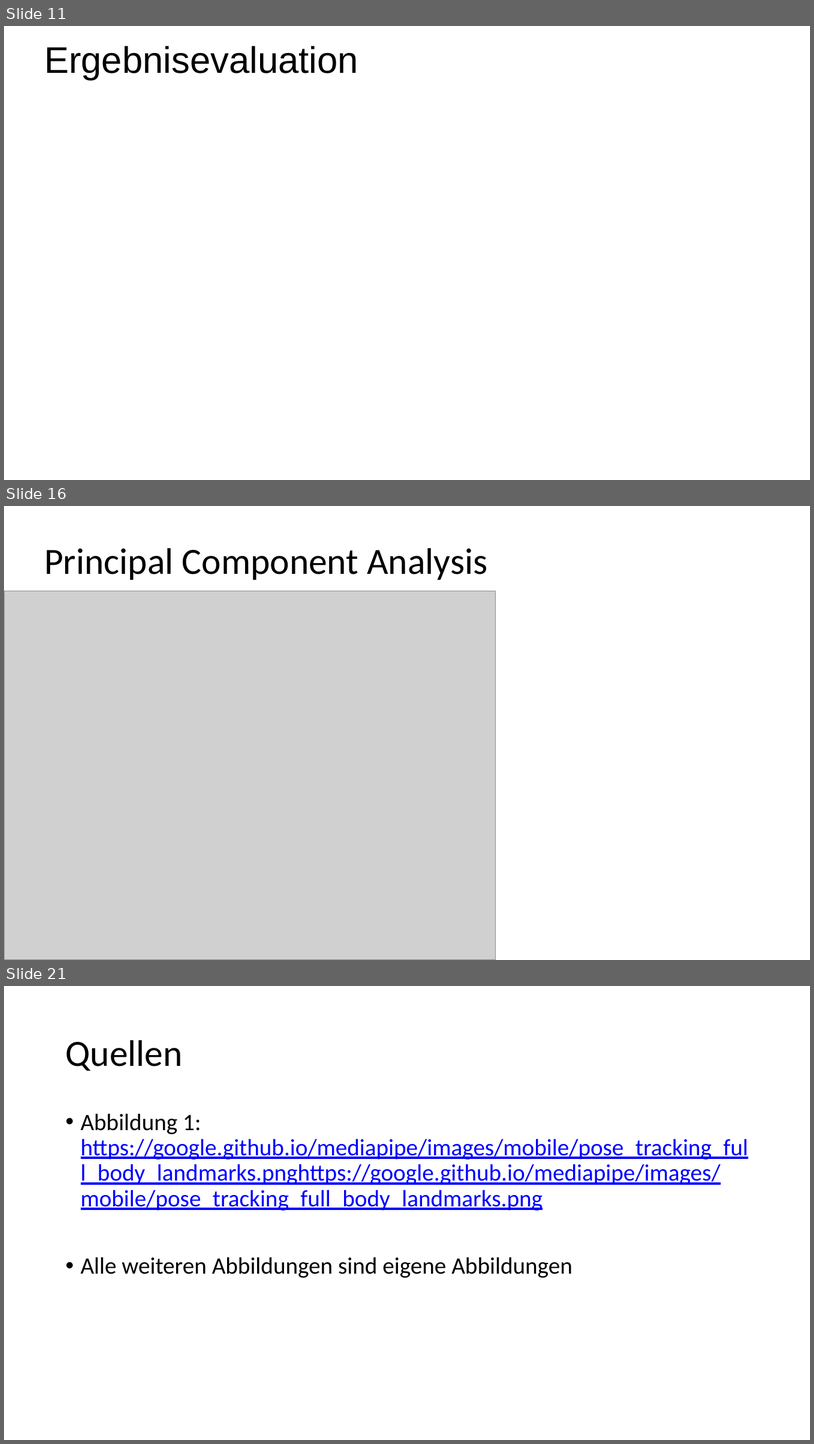
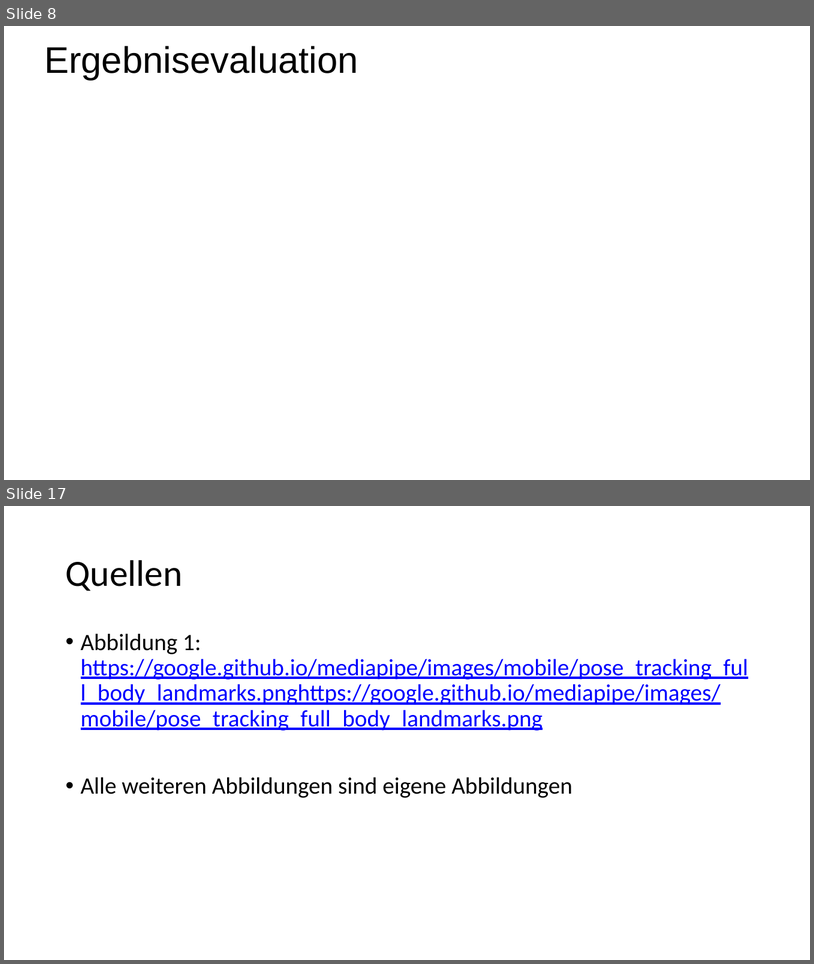
Before and after one commit to maxlevv/Gesture-Detection, a slide deck: presentation_final_project.pptx. Shown one above the other, each under a label of ours: slides 11, 16 and 21 before the commit, slides 8 and 17 after it; the slides between them are not shown. The pictures are 814x1444 and 814x964 pixels, drawn with LibreOffice and Linux fonts; fonts in the diff are those of the drawing; grey boxes stand for pictures; background and template pictures are left out. Boxes give left, top, right and bottom in pixels: in the first picture for what was removed or moved away, otherwise in the second. Text is boxed around its words. In the diff, an @@ line names an element or a change of style, - is before the commit and + after.

```diff
--- a/presentation_final_project.pptx
+++ b/presentation_final_project.pptx
@@ slide 16 removed at (x1=4, y1=506, x2=810, y2=960), background #FFFFFF @@
@@ title removed at (x1=44, y1=548, x2=488, y2=580) @@
-Principal Component Analysis
@@ picture removed at (x1=4, y1=591, x2=496, y2=960) @@
@@ what was slide 11 is now slide 8 @@
@@ what was slide 21 is now slide 17 @@
```
Also in this commit, not shown: 10 slides changed, 5 slides added, 8 other slides removed.
